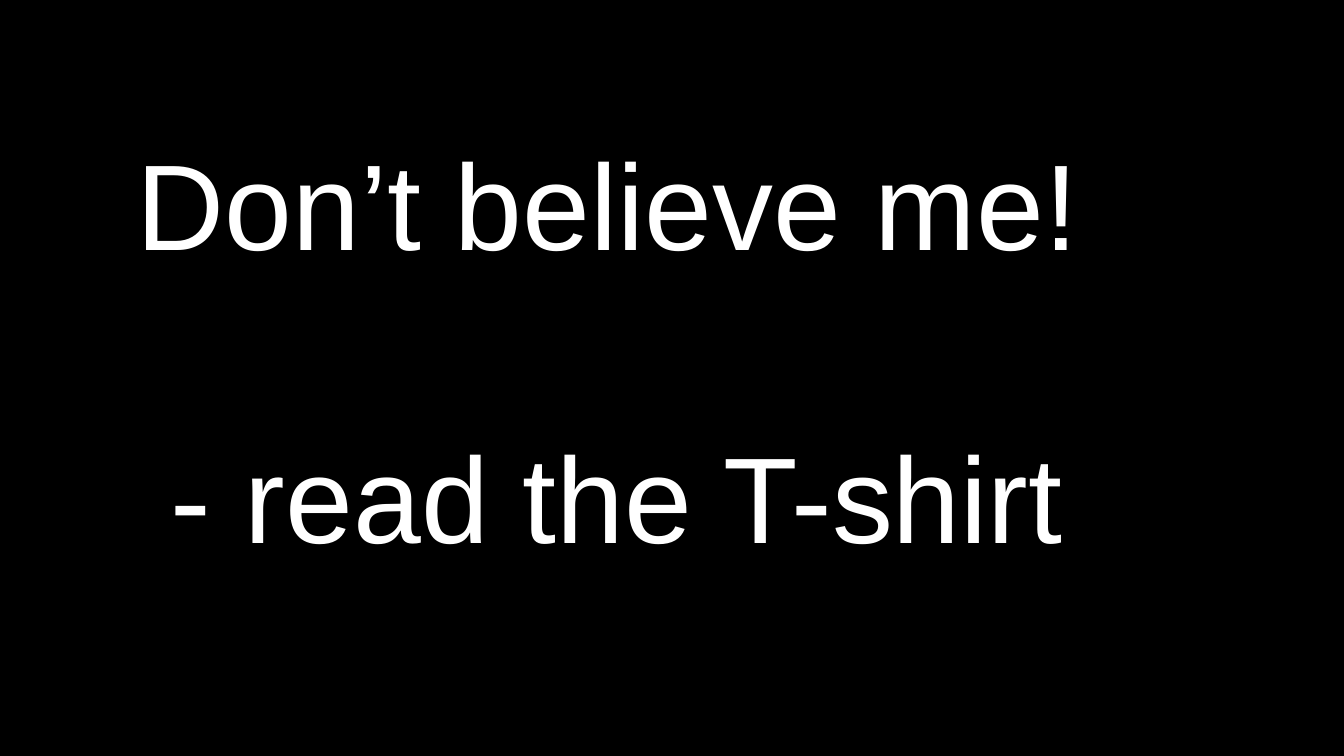
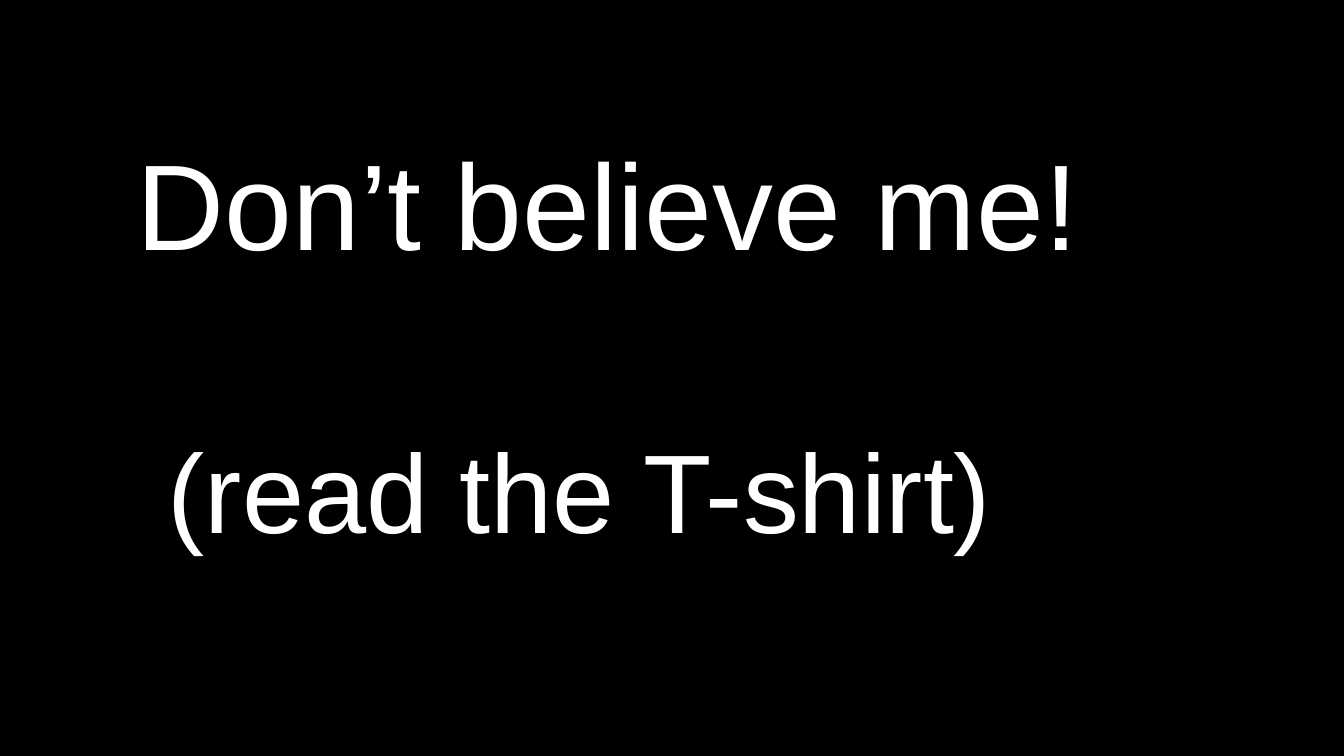
Before and after one commit to numical/jsacademy, a slide deck: slide 5 of session1/Talk1.odp (slide 4 before the commit). Drawn at 1344x756 pixels with LibreOffice and Linux fonts; fonts in the diff are those of the drawing. Boxes give left, top, right and bottom in pixels: in the first picture for what was removed or moved away, otherwise in the second. Text is boxed around its words. In the diff, an @@ line names an element or a change of style, - is before the commit and + after.

```diff
--- a/session1/Talk1.odp
+++ b/session1/Talk1.odp
@@ text at <box>168,452,992,553</box>: text changed; size 72 to 66 pt @@
-- read the T-shirt
+(read the T-shirt)
```
Also in this commit, not shown: 4 other slides changed, 18 slides added, 2 other files.
